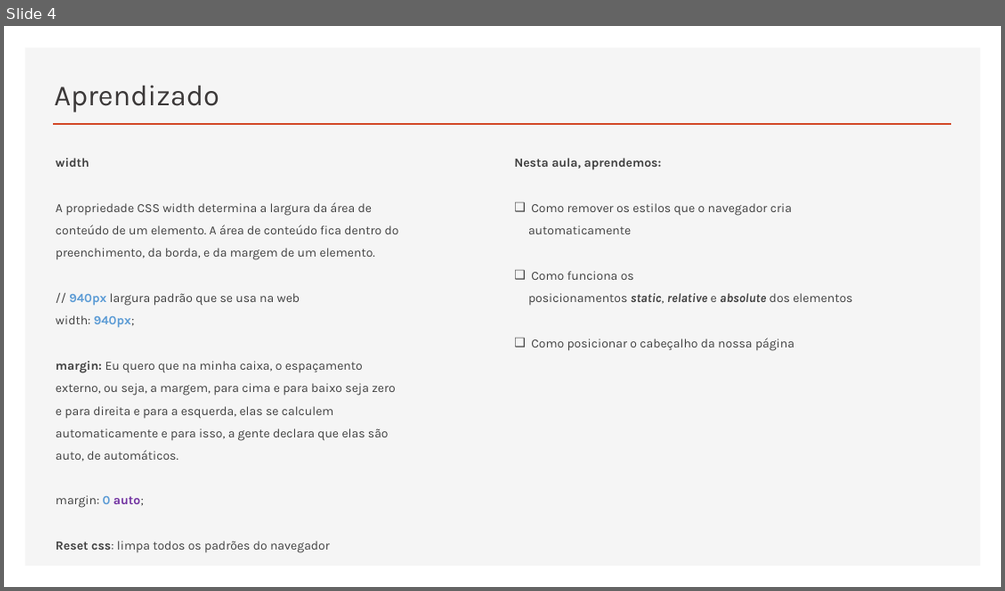
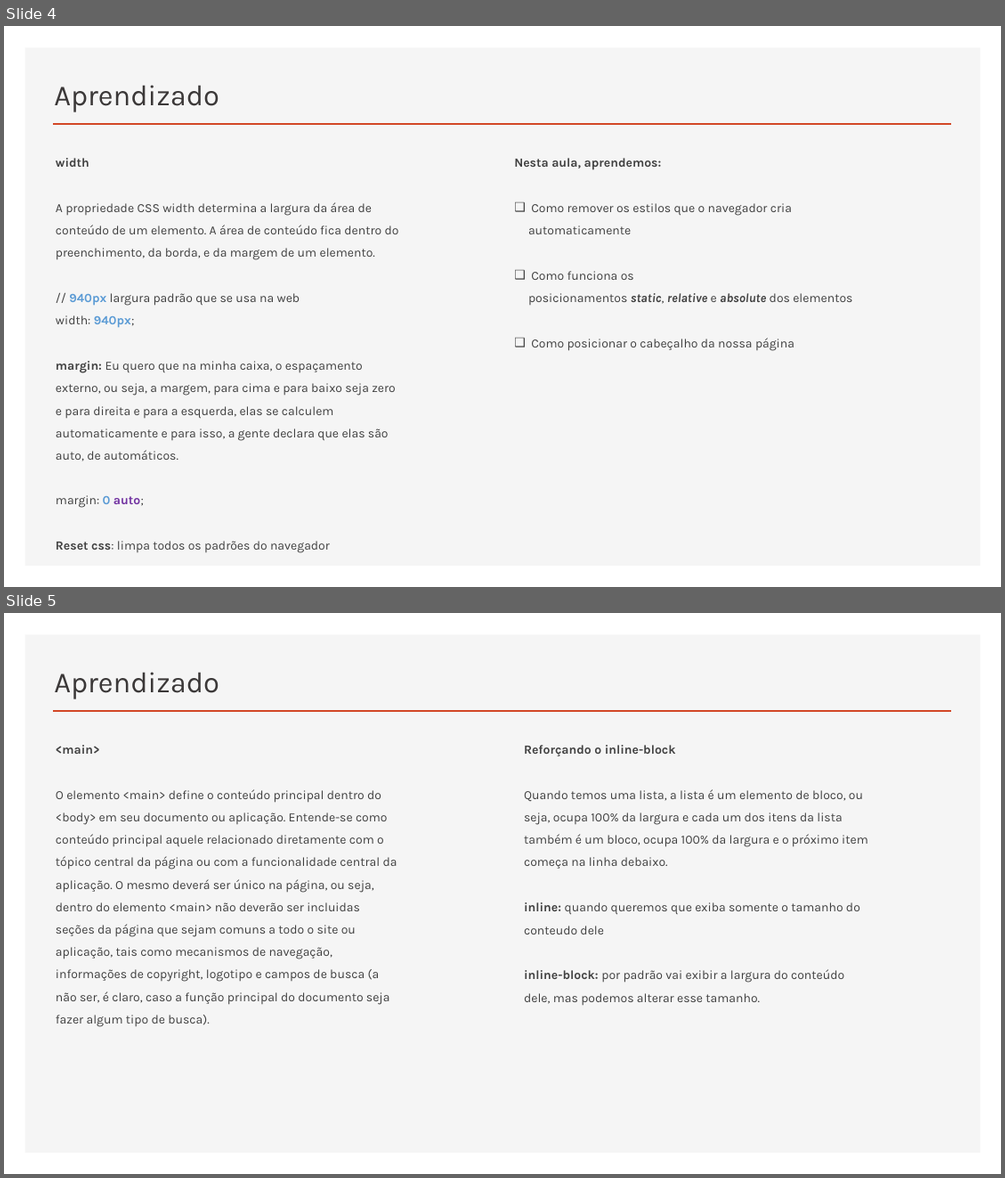
Before and after one commit to RaizaCirne/app-flex, a slide deck: Trilhas/[Iniciante em Programação T5 - ONE]/Material/04.HTML5_e_CSS3-parte_2.pptx. Shown one above the other, each under a label of ours: slide 4 before the commit, slides 4 and 5 after it. The pictures are 1005x591 and 1005x1178 pixels, drawn with LibreOffice and Linux fonts; fonts in the diff are those of the drawing. Boxes give left, top, right and bottom in pixels: in the first picture for what was removed or moved away, otherwise in the second. Text is boxed around its words. In the diff, an @@ line names an element or a change of style, - is before the commit and + after.

```diff
--- a/Trilhas/[Iniciante em Programação T5 - ONE]/Material/04.HTML5_e_CSS3-parte_2.pptx
+++ b/Trilhas/[Iniciante em Programação T5 - ONE]/Material/04.HTML5_e_CSS3-parte_2.pptx
@@ slide 5 added at <box>4,613,1001,1174</box>, background #FFFFFF; not listed: 2 template elements that a slide beside it also shows @@
@@ title added at <box>54,672,219,699</box>, 28 pt, text #3B3838 @@
+Aprendizado
@@ text added at <box>56,745,397,1027</box>, 12 pt, text #404040 @@
+<main>
+O elemento <main> define o conteúdo principal dentro do <body> em seu documento ou aplicação. Entende-se como conteúdo principal aquele relacionado diretamente com o tópico central da página ou com a funcionalidade central da aplicação. O mesmo deverá ser único na página, ou seja, dentro do elemento <main> não deverão ser incluidas seções da página que sejam comuns a todo o site ou aplicação, tais como mecanismos de navegação, informações de copyright, logotipo e campos de busca (a não ser, é claro, caso a função principal do documento seja fazer algum tipo de busca).
@@ text added at <box>524,745,868,1005</box>, 12 pt, text #404040 @@
+Reforçando o inline-block
+Quando temos uma lista, a lista é um elemento de bloco, ou seja, ocupa 100% da largura e cada um dos itens da lista também é um bloco, ocupa 100% da largura e o próximo item começa na linha debaixo.
+inline: quando queremos que exiba somente o tamanho do conteudo dele
+inline-block: por padrão vai exibir a largura do conteúdo dele, mas podemos alterar esse tamanho.
```
Also in this commit, not shown: 2 other slides added, 6 slides removed.
